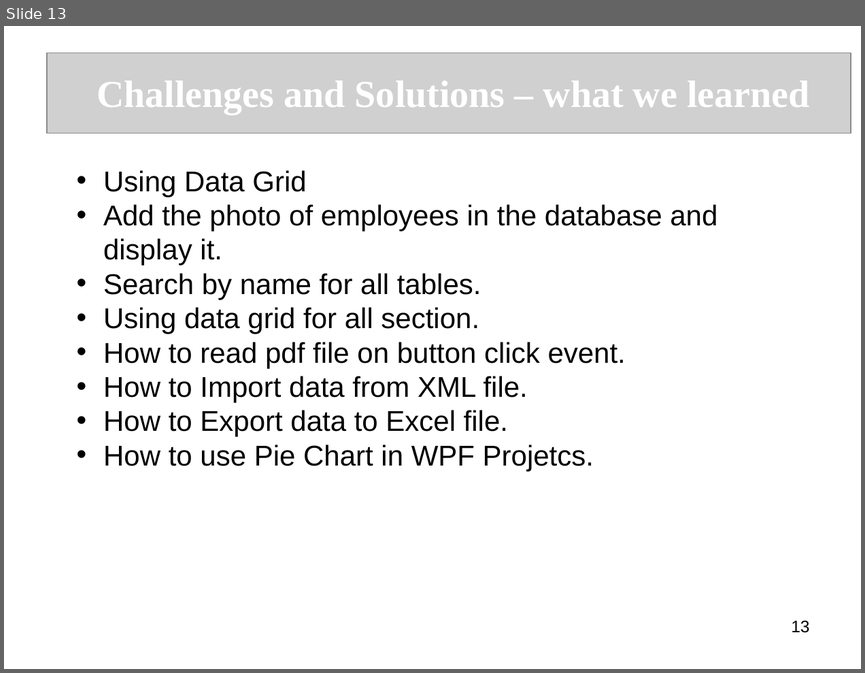
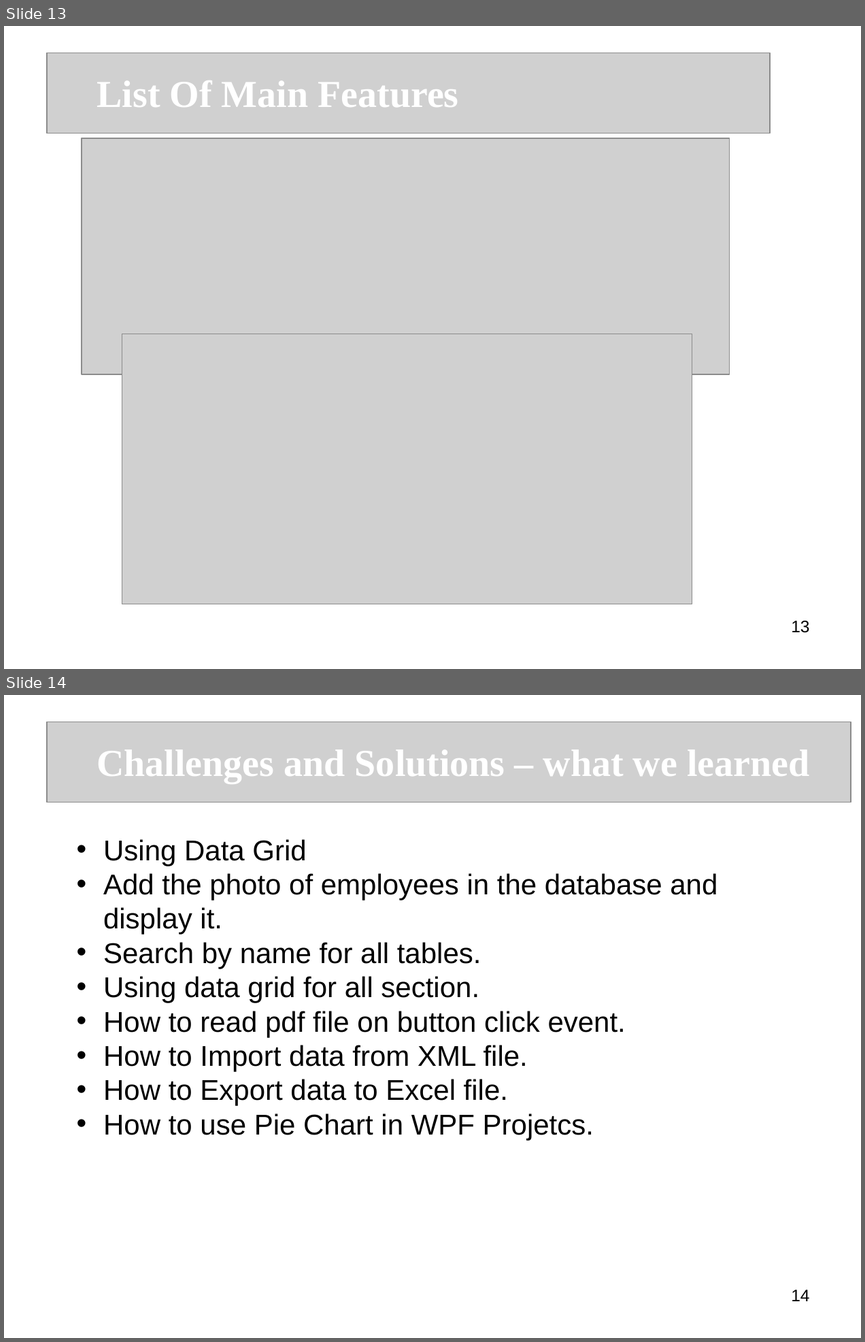
Before and after one commit to MhiraHANA/ipd10-dotnet-project-sales-management, a slide deck: SMS.ppt. Shown one above the other, each under a label of ours: slide 13 before the commit, slides 13 and 14 after it. The pictures are 865x673 and 865x1342 pixels, drawn with LibreOffice and Linux fonts; fonts in the diff are those of the drawing; grey boxes stand for pictures. Boxes give left, top, right and bottom in pixels: in the first picture for what was removed or moved away, otherwise in the second. Text is boxed around its words. In the diff, an @@ line names an element or a change of style, - is before the commit and + after.

```diff
--- a/SMS.ppt
+++ b/SMS.ppt
@@ slide 13 added at (4,26,861,669), background #FFFFFF @@
@@ picture added at (47,53,770,133) @@
@@ text added at (96,80,458,107), 32 pt, text #FFFFFF, bold @@
+List Of Main Features
@@ picture added at (81,138,729,375) @@
@@ picture added at (122,333,692,603) @@
@@ page number added at (791,620,809,633), 14 pt, text #000000 @@
+13
@@ what was slide 13 is now slide 14 @@
@@ page number at (791,1289,809,1301): text changed @@
-13
+14
```
Also in this commit, not shown: 7 slides changed, 1 slide removed, 4 other files.
